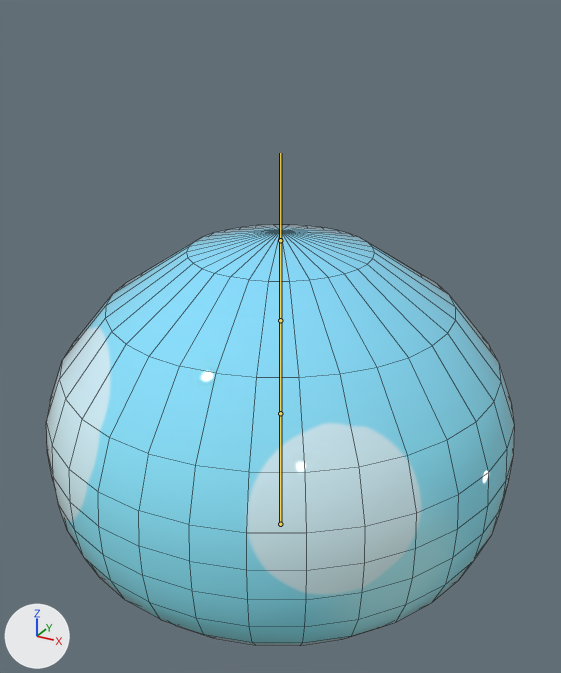
An edit to the FBX model Assets/Art/Models/Slime_Animations.fbx, drawn before and after from the same camera.
One viewpoint serves both versions: a 50 mm lens placed at (3.56, -6.47, 4.23), pointed at (0.03, -0.05, 1.02). The axes (+X, +Y, +Z) are drawn at lower left. The lights are the same throughout. The bones that bend it are drawn over the model as lines. Mesh edges are drawn as thin lines.

Objects in the first picture: 'Inside.001'.
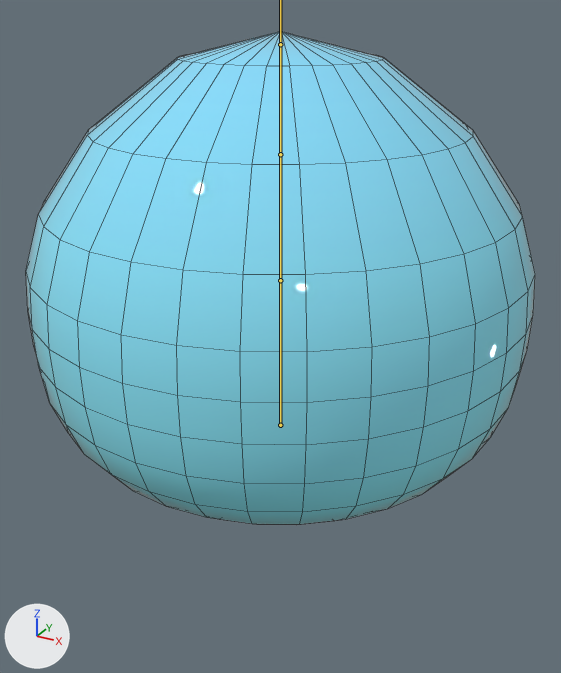
The newer file adds an action. The first version stands in its rest pose; the second is drawn at frame 11 of the action 'Armature|Win'.

Boxes (x1, y1, x2, y2) around the edits, measured in the pictures (561 x 673 px):
'Inside.001', posed (9% wider, 18% taller): before (46, 225, 515, 645); after (26, 31, 535, 525)
bone 'Bone', root to tip: before (280, 524) to (280, 413); after (280, 425) to (280, 280)

The edits, one by one:
Bone 'Bone' (bone_bone) moves from (0.0, 0.0, 0.0) to (0.0, 1.316, 0.0).
Bone 'Bone' (bone_bone) turns from (0, 0, 0) to (0, 180, 0) degrees about its own x, y and z.
Bone 'Bone' (bone_bone) is rescaled from (1.0, 1.0, 1.0) to (1.0, 1.14, 1.0).
